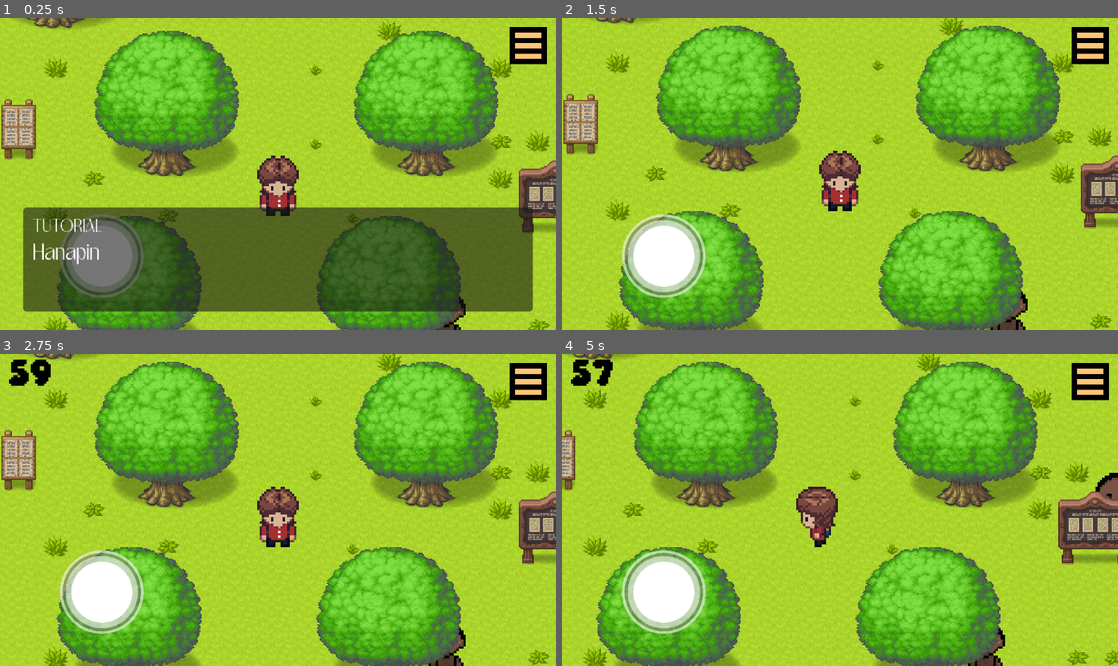
Above: before the commit, frames 1-4 (two rows, left to right).
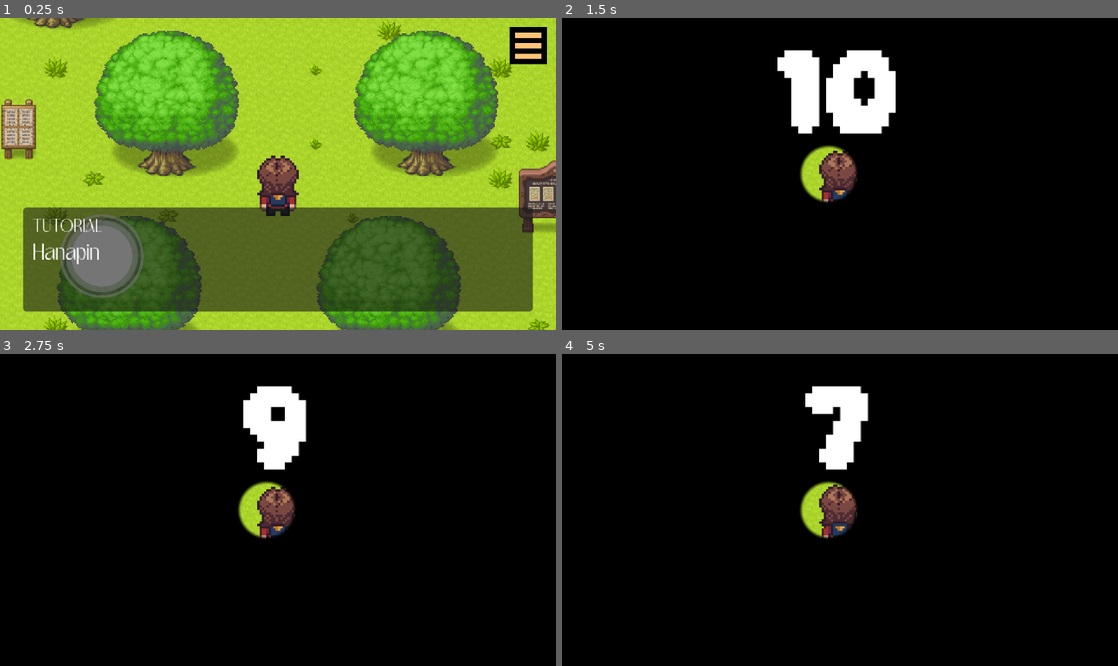
Above: after the commit, the same moments.

Repository: ChrisF29/lakbayan-project
Game: Godot game, scene res://minigames/hide_seek_area.tscn
Same seed, same stepped clock (60 frames per second), same inputs: the game is played once before the commit and once after it. This scene is started directly instead of the project's main scene.
Inputs (mouse positions are in pixels of both pictures, inside the frame that each line leads up to):
- Up to frame 1 (0.25 s): no input
- Up to frame 2 (1.5 s): tap Enter at 0.5, 1.25 s; move the mouse to (962, 158) at 0.52 s; hold D (right) 0.53-1.25 s; tap E (interact) at 0.6 s; click (962, 158) at 0.67 s; drag from (728, 189) to (1006, 311) at 1.27 s
- Up to frame 3 (2.75 s): click (528, 382) at 2 s
- Up to frame 4 (5 s): move the mouse to (895, 441) at 2.77 s; hold D (right) 2.78-3.5 s; tap E (interact) at 2.85, 4.35 s; drag from (812, 572) to (1073, 500) at 3.52 s; move the mouse to (1006, 556) at 4.27 s; hold A (left) from 4.28 s (still down)

The runs differ from the first frame. In frame 1, 0.7% of the frame differs, in the area x 46-84%, y 46-100%; in frame 2, 98%; in frame 3, 98%; in frame 4, 99%, in the area x 0-100%, y 0-100%.

Commit message:
Add countdown feature and spawn management to hide and seek game

Diff:
--- a/minigames/hide_seek_area.tscn
+++ b/minigames/hide_seek_area.tscn
@@ -1659,6 +1659,27 @@
 sources/28 = SubResource("TileSetAtlasSource_khplb")
 sources/29 = SubResource("TileSetAtlasSource_nd21s")
 sources/30 = SubResource("TileSetAtlasSource_vkaa1")
+
+[sub_resource type="Shader" id="Shader_countdown"]
+code = "shader_type canvas_item;
+
+uniform vec2 hole_center_px = vec2(0.0);
+uniform float hole_radius_px = 72.0;
+uniform float edge_px = 12.0;
+
+void fragment() {
+    vec2 screen_px = SCREEN_UV / SCREEN_PIXEL_SIZE;
+    float dist = distance(screen_px, hole_center_px);
+    float alpha = smoothstep(hole_radius_px - edge_px, hole_radius_px, dist);
+    COLOR = vec4(0.0, 0.0, 0.0, alpha);
+}
+"
+
+[sub_resource type="ShaderMaterial" id="ShaderMaterial_countdown"]
+shader = SubResource("Shader_countdown")
+shader_parameter/hole_center_px = Vector2(0, 0)
+shader_parameter/hole_radius_px = 72.0
+shader_parameter/edge_px = 12.0
 
 [sub_resource type="Animation" id="Animation_742ev"]
 length = 0.001
@@ -4822,10 +4843,39 @@
 [node name="TimerLabel" type="Label" parent="CanvasLayer" unique_id=1503820045]
 offset_left = 8.0
 offset_right = 72.0
-offset_bottom = 40.0
+offset_bottom = 56.0
 theme_override_colors/font_color = Color(0, 0, 0, 1)
 theme_override_fonts/font = ExtResource("33_tim5x")
 theme_override_font_sizes/font_size = 20
+
+[node name="CountdownLayer" type="CanvasLayer" parent="." unique_id=2144593951]
+layer = 5
+visible = false
+
+[node name="ColorRect" type="ColorRect" parent="CountdownLayer" unique_id=1868059814]
+material = SubResource("ShaderMaterial_countdown")
+anchors_preset = 15
+anchor_right = 1.0
+anchor_bottom = 1.0
+grow_horizontal = 2
+grow_vertical = 2
+color = Color(0, 0, 0, 1)
+metadata/_edit_use_anchors_ = true
+
+[node name="CountdownLabel" type="Label" parent="CountdownLayer" unique_id=1033715596]
+anchors_preset = 5
+anchor_left = 0.5
+anchor_right = 0.5
+offset_left = -64.0
+offset_right = 64.0
+offset_bottom = 128.0
+grow_horizontal = 2
+theme_override_colors/font_color = Color(1, 1, 1, 1)
+theme_override_fonts/font = ExtResource("33_tim5x")
+theme_override_font_sizes/font_size = 64
+text = "10"
+horizontal_alignment = 1
+vertical_alignment = 1
 
 [node name="FadeLayer" type="CanvasLayer" parent="." unique_id=139673186]
 layer = 2
@@ -4843,7 +4893,21 @@
 [node name="AnimationPlayer" type="AnimationPlayer" parent="FadeLayer" unique_id=794446410]
 libraries/ = SubResource("AnimationLibrary_pxlmd")
 
-[node name="HiddenAlipin1" type="Area2D" parent="." unique_id=305090740]
+[node name="AlipinSpawns" type="Node2D" parent="." unique_id=1696893313]
+
+[node name="Spawn1" type="Marker2D" parent="AlipinSpawns" unique_id=607838615 groups=["alipin_spawn"]]
+position = Vector2(-8, -24)
+
+[node name="Spawn2" type="Marker2D" parent="AlipinSpawns" unique_id=1038412660 groups=["alipin_spawn"]]
+position = Vector2(384, -56)
+
+[node name="Spawn3" type="Marker2D" parent="AlipinSpawns" unique_id=138889824 groups=["alipin_spawn"]]
+position = Vector2(384, 264)
+
+[node name="Spawn4" type="Marker2D" parent="AlipinSpawns" unique_id=15182317 groups=["alipin_spawn"]]
+position = Vector2(496, 136)
+
+[node name="HiddenAlipin1" type="Area2D" parent="." unique_id=305090740 groups=["hidden_alipin"]]
 position = Vector2(-8, -24)
 script = ExtResource("36_5x0jb")
 
@@ -4854,49 +4918,7 @@
 [node name="CollisionShape2D" type="CollisionShape2D" parent="HiddenAlipin1" unique_id=167353562]
 shape = SubResource("CircleShape2D_4icmt")
 
-[node name="HiddenAlipin2" type="Area2D" parent="." unique_id=57180]
-position = Vector2(384, -56)
-script = ExtResource("36_5x0jb")
-
-[node name="AnimatedSprite2D" type="AnimatedSprite2D" parent="HiddenAlipin2" unique_id=1699261489]
-scale = Vector2(2, 2)
-sprite_frames = SubResource("SpriteFrames_pxlmd")
-
-[node name="CollisionShape2D" type="CollisionShape2D" parent="HiddenAlipin2" unique_id=96081754]
-shape = SubResource("CircleShape2D_4icmt")
-
-[node name="HiddenAlipin3" type="Area2D" parent="." unique_id=1696288005]
-position = Vector2(384, 264)
-script = ExtResource("36_5x0jb")
-
-[node name="AnimatedSprite2D" type="AnimatedSprite2D" parent="HiddenAlipin3" unique_id=1389828546]
-scale = Vector2(2, 2)
-sprite_frames = SubResource("SpriteFrames_pxlmd")
-
-[node name="CollisionShape2D" type="CollisionShape2D" parent="HiddenAlipin3" unique_id=938109249]
-shape = SubResource("CircleShape2D_4icmt")
-
-[node name="HiddenAlipin4" type="Area2D" parent="." unique_id=1436511838]
-position = Vector2(496, 136)
-script = ExtResource("36_5x0jb")
-
-[node name="AnimatedSprite2D" type="AnimatedSprite2D" parent="HiddenAlipin4" unique_id=845275461]
-scale = Vector2(2, 2)
-sprite_frames = SubResource("SpriteFrames_pxlmd")
-
-[node name="CollisionShape2D" type="CollisionShape2D" parent="HiddenAlipin4" unique_id=1146977072]
-shape = SubResource("CircleShape2D_4icmt")
-
-[node name="HiddenAlipin5" type="Area2D" parent="." unique_id=1230093936]
-position = Vector2(152, -80)
-script = ExtResource("36_5x0jb")
-
-[node name="AnimatedSprite2D" type="AnimatedSprite2D" parent="HiddenAlipin5" unique_id=566094608]
-scale = Vector2(2, 2)
-sprite_frames = SubResource("SpriteFrames_pxlmd")
-
-[node name="CollisionShape2D" type="CollisionShape2D" parent="HiddenAlipin5" unique_id=1864552734]
-shape = SubResource("CircleShape2D_4icmt")
+[node name="Marker2D" type="Marker2D" parent="." unique_id=1053521951]
 
 [node name="MobileUI" parent="." unique_id=1208487421 instance=ExtResource("38_v3nsv")]
 
@@ -4916,11 +4938,3 @@
 [connection signal="timeout" from="Timer" to="." method="_on_timer_timeout"]
 [connection signal="body_entered" from="HiddenAlipin1" to="HiddenAlipin1" method="_on_body_entered"]
 [connection signal="body_exited" from="HiddenAlipin1" to="HiddenAlipin1" method="_on_body_exited"]
-[connection signal="body_entered" from="HiddenAlipin2" to="HiddenAlipin2" method="_on_body_entered"]
-[connection signal="body_exited" from="HiddenAlipin2" to="HiddenAlipin2" method="_on_body_exited"]
-[connection signal="body_entered" from="HiddenAlipin3" to="HiddenAlipin3" method="_on_body_entered"]
-[connection signal="body_exited" from="HiddenAlipin3" to="HiddenAlipin3" method="_on_body_exited"]
-[connection signal="body_entered" from="HiddenAlipin4" to="HiddenAlipin4" method="_on_body_entered"]
-[connection signal="body_exited" from="HiddenAlipin4" to="HiddenAlipin4" method="_on_body_exited"]
-[connection signal="body_entered" from="HiddenAlipin5" to="HiddenAlipin5" method="_on_body_entered"]
-[connection signal="body_exited" from="HiddenAlipin5" to="HiddenAlipin5" method="_on_body_exited"]
--- a/minigames/scripts/hidden_alipin_1.gd
+++ b/minigames/scripts/hidden_alipin_1.gd
@@ -3,7 +3,27 @@
 var player_inside = false
 var found = false
 
+@onready var sprite = $AnimatedSprite2D
 @onready var interact_button = get_node_or_null("../MobileUI/InteractButton")
+
+func _ready():
+	if sprite:
+		sprite.play("default")
+
+func set_active(is_active: bool):
+
+	found = false
+	player_inside = false
+	visible = is_active
+	monitoring = is_active
+	monitorable = is_active
+	set_process(is_active)
+
+	if interact_button:
+		interact_button.visible = false
+
+	if sprite and is_active:
+		sprite.play("default")
 
 func _process(delta):
 
--- a/scripts/hide_seek_area.gd
+++ b/scripts/hide_seek_area.gd
@@ -5,21 +5,56 @@
 @onready var dialogue_box =$DialogueBox
 @onready var timer = $Timer
 @onready var timer_label =$CanvasLayer/TimerLabel
+@onready var countdown_layer = $CountdownLayer
+@onready var countdown_label = $CountdownLayer/CountdownLabel
+@onready var countdown_rect = $CountdownLayer/ColorRect
+@onready var countdown_material = countdown_rect.material as ShaderMaterial
+
+const COUNTDOWN_SECONDS = 10
+const COUNTDOWN_HOLE_RADIUS = 72.0
+const COUNTDOWN_EDGE = 12.0
+const COUNTDOWN_SPOTLIGHT_OFFSET = Vector2(400.0, 240.0)
+
+@export var default_alipin_count = 4
 
 var time_left = 60
 var found_count = 0
+var countdown_active = false
+var target_alipin_count = 0
 
 func _ready():
 
-    player.global_position =spawn.global_position
-
-    start_tutorial()
+	player.global_position =spawn.global_position
+	player.facing = "back"
+	player.update_animation(Vector2.ZERO)
+
+	if countdown_layer:
+		countdown_layer.visible = false
+
+	if countdown_material:
+		countdown_material.set_shader_parameter(
+			"hole_radius_px",
+			COUNTDOWN_HOLE_RADIUS
+		)
+		countdown_material.set_shader_parameter(
+			"edge_px",
+			COUNTDOWN_EDGE
+		)
+
+	setup_alipin_spawns()
+
+	start_tutorial()
+
+func _process(delta):
+
+	if countdown_active:
+		update_countdown_spotlight()
 
 func start_tutorial():
 
-    player.can_move = false
-
-    var dialogue = [
+	player.can_move = false
+
+	var dialogue = [
 
 """
 Hanapin ang mga nawawalang alipin.
@@ -33,59 +68,154 @@
 Kapag hindi mo sila nahanap,
 uulit ang laro.
 """
-    ]
-
-    dialogue_box.start(
-        "TUTORIAL",
-        dialogue
-    )
-
-    await dialogue_box.dialogue_finished
-
-    player.can_move = true
-
-    start_game()
+	]
+
+	dialogue_box.start(
+		"TUTORIAL",
+		dialogue
+	)
+
+	await dialogue_box.dialogue_finished
+
+	await start_countdown()
+
+	player.can_move = true
+
+	start_game()
+
+func setup_alipin_spawns():
+
+	var hidden_alipin_nodes = get_tree().get_nodes_in_group("hidden_alipin")
+
+	if hidden_alipin_nodes.is_empty():
+		return
+
+	var spawn_positions = []
+	var spawn_markers = get_tree().get_nodes_in_group("alipin_spawn")
+
+	for marker in spawn_markers:
+		if marker is Node2D:
+			spawn_positions.append(marker.global_position)
+
+	if spawn_positions.is_empty():
+		target_alipin_count = hidden_alipin_nodes.size()
+		for node in hidden_alipin_nodes:
+			if node.has_method("set_active"):
+				node.set_active(true)
+		return
+
+	spawn_positions.shuffle()
+	hidden_alipin_nodes.shuffle()
+
+	var active_count = min(
+		default_alipin_count,
+		spawn_positions.size(),
+		hidden_alipin_nodes.size()
+	)
+
+	target_alipin_count = active_count
+
+	for index in range(hidden_alipin_nodes.size()):
+		var node = hidden_alipin_nodes[index]
+		var is_active = index < active_count
+
+		if is_active:
+			node.global_position = spawn_positions[index]
+
+		if node.has_method("set_active"):
+			node.set_active(is_active)
+		else:
+			node.visible = is_active
+			node.set_process(is_active)
+			if node is Area2D:
+				node.monitoring = is_active
+				node.monitorable = is_active
+
+func start_countdown():
+
+	if !countdown_layer or !countdown_label:
+		await get_tree().create_timer(COUNTDOWN_SECONDS).timeout
+		return
+
+	countdown_layer.visible = true
+	countdown_active = true
+
+	update_countdown_spotlight()
+
+	for count in range(COUNTDOWN_SECONDS, 0, -1):
+		countdown_label.text = str(count)
+		await get_tree().create_timer(1.0).timeout
+
+	countdown_active = false
+	countdown_layer.visible = false
+
+func update_countdown_spotlight():
+
+	if !countdown_material:
+		return
+
+	var screen_pos = player.global_position
+	var viewport = get_viewport()
+
+	if viewport:
+		var camera = viewport.get_camera_2d()
+		var viewport_size = viewport.get_visible_rect().size
+
+		if camera:
+			var screen_center = camera.get_screen_center_position()
+			screen_pos = (player.global_position - screen_center) + (viewport_size * 0.5)
+		else:
+			screen_pos = player.get_global_transform_with_canvas().origin
+
+	countdown_material.set_shader_parameter(
+		"hole_center_px",
+		screen_pos + COUNTDOWN_SPOTLIGHT_OFFSET
+	)
 
 func start_game():
 
-    timer.start()
+	timer.start()
 
 func _on_timer_timeout():
 
-    time_left -= 1
-
-    timer_label.text =str(time_left)
-
-    if time_left <= 0:
-
-        lose_game()
+	time_left -= 1
+
+	timer_label.text =str(time_left)
+
+	if time_left <= 0:
+
+		lose_game()
 
 func found_alipin():
 
-    found_count += 1
-
-    print(
-        "FOUND:",
-        found_count
-    )
-
-    if found_count >= 6:
-
-        win_game()
+	found_count += 1
+
+	print(
+		"FOUND:",
+		found_count
+	)
+
+	var win_target = target_alipin_count
+	if win_target <= 0:
+		win_target = 5
+
+	if found_count >= win_target:
+
+		win_game()
 
 func win_game():
 
-    timer.stop()
-
-    QuestManager.set_state(
-        "hide_seek_complete",
-        true
-    )
-
-    get_tree().change_scene_to_file(
+	timer.stop()
+
+	QuestManager.set_state(
+		"hide_seek_complete",
+		true
+	)
+
+	get_tree().change_scene_to_file(
         "res://quiz/hide_seek_quiz.tscn"
-    )
+	)
 
 func lose_game():
 
-    get_tree().reload_current_scene()
+	get_tree().reload_current_scene()
